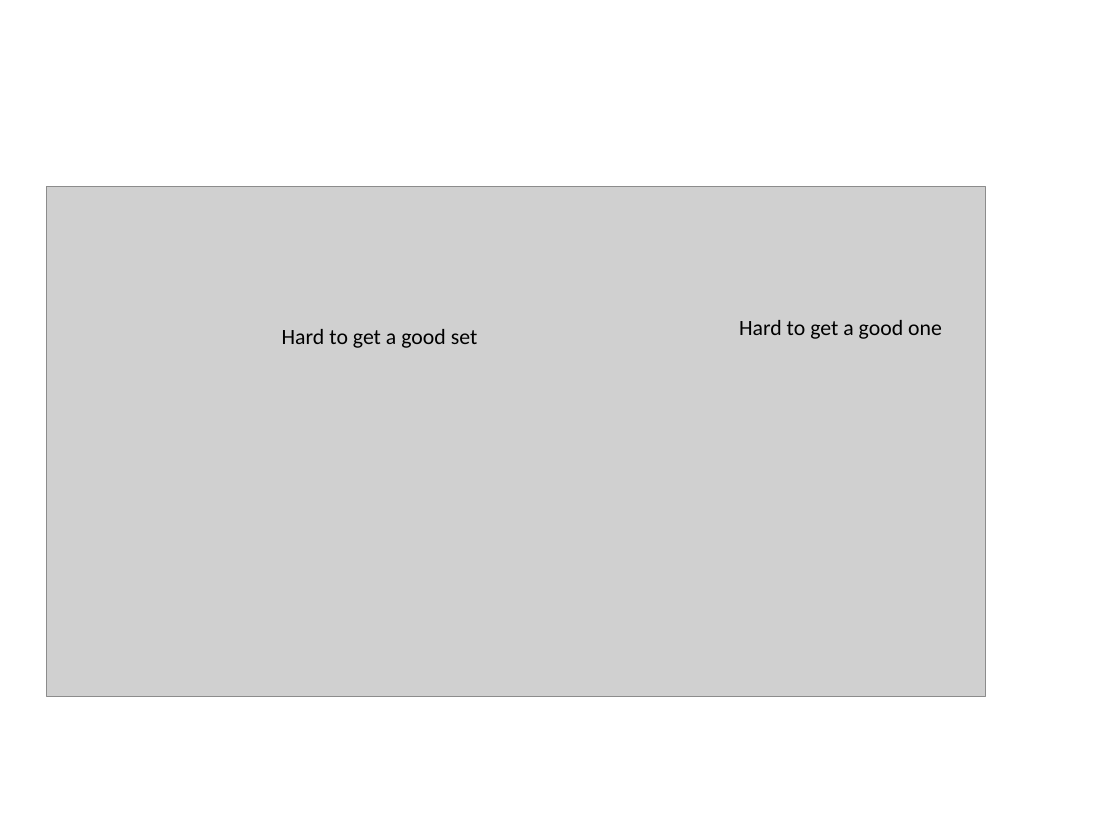
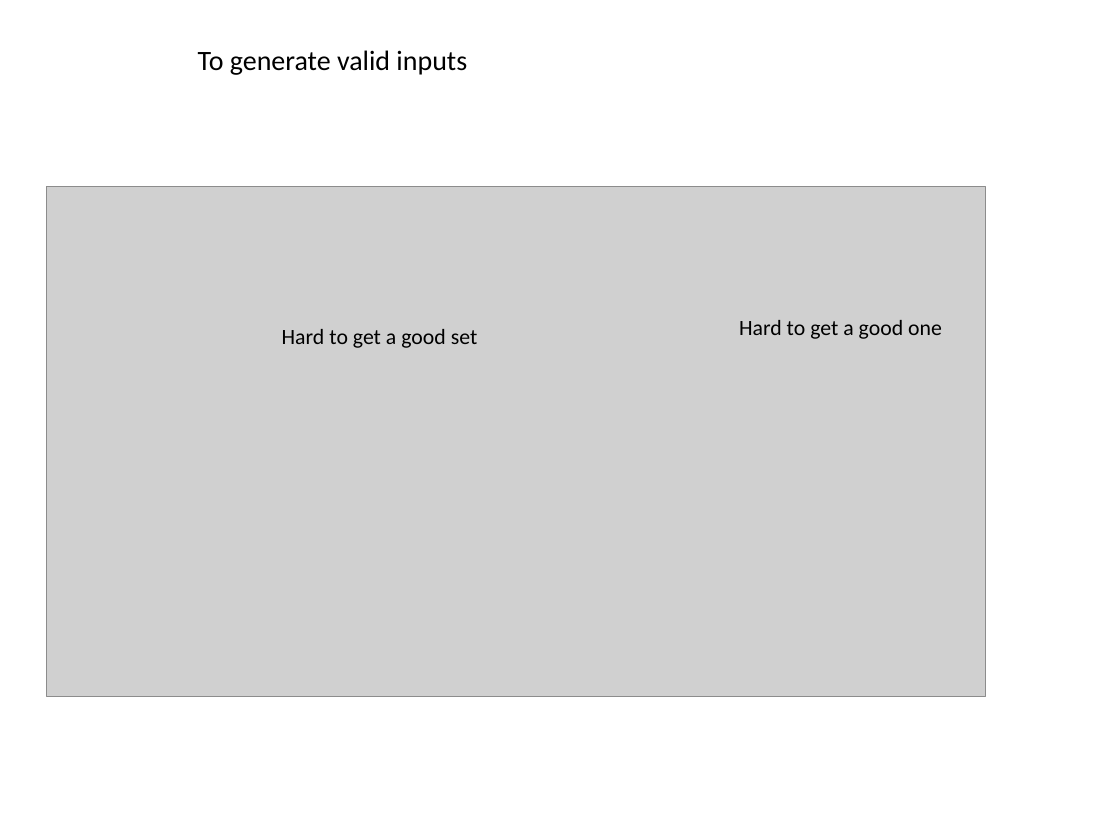
Before and after one commit to XiaoqinLI/Element-software-engineering-and-design-of-database, a slide deck: slide 8 of Software_Testing/Software_testing_study_notes.pptx. Drawn at 1120x840 pixels with LibreOffice and Linux fonts; fonts in the diff are those of the drawing; grey boxes stand for pictures. Boxes give left, top, right and bottom in pixels: in the first picture for what was removed or moved away, otherwise in the second. Text is boxed around its words. In the diff, an @@ line names an element or a change of style, - is before the commit and + after.

```diff
--- a/Software_Testing/Software_testing_study_notes.pptx
+++ b/Software_Testing/Software_testing_study_notes.pptx
@@ text added at box(198, 50, 467, 75), 18 pt, text #000000 @@
+To generate valid inputs
```
Also in this commit, not shown: 8 slides added.
